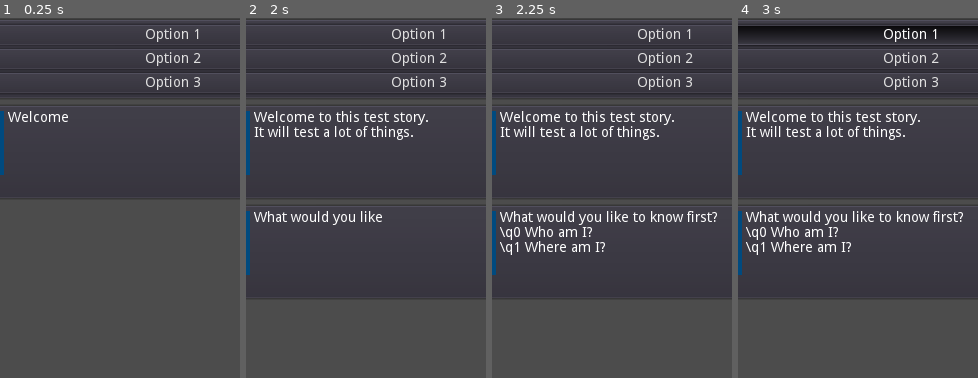
Above: before the commit, frames 1-4 (left to right).
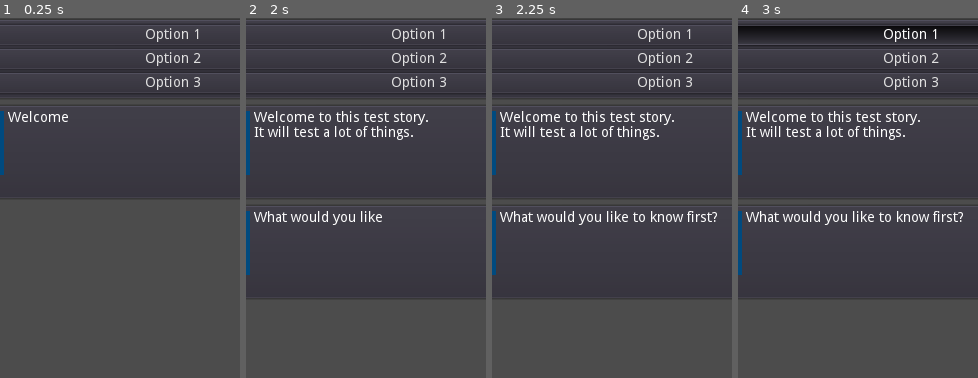
Above: after the commit, the same moments.

Repository: Crystalwarrior/chatgame
Game: Godot game, scene res://scenes/Main.tscn
The game is run twice, just before and just after one commit, with the same random seed, the same clock (stepped at 60 frames per second) and the same inputs.
Inputs:
- Up to frame 1 (0.25 s): no input
- Up to frame 2 (2 s): click "Next" at 0.5 s; click "Next" at 1.25 s
- Up to frame 3 (2.25 s): click "Next" at 2 s
- Up to frame 4 (3 s): click "Option 1" at 2.75 s
The pictures show only the part of the screen within x 14-64%, y 0-50%; the shares and areas given below are measured in that part.

Frames 1-2 are identical in both runs. In frame 3, 1.0% of the frame differs, in the area x 3-48%, y 57-66%; in frame 4, 1.0%.

Commit message:
Implement a "parse calls" function (would be better as regex for sure) Update the story script to test this new functionality

Diff:
--- a/scripts/dialog_player.gd
+++ b/scripts/dialog_player.gd
@@ -1,6 +1,7 @@
 extends Node
 
 onready var _chatline = preload("res://scenes/Chatline.tscn")
+onready var _choice_container = preload("res://scenes/ChoiceContainer.tscn")
 onready var _box = $ScrollContainer/VBoxContainer
 onready var _scrollcontainer = $ScrollContainer
 onready var _scrollbar = $ScrollContainer.get_v_scrollbar()
@@ -68,7 +69,7 @@
 
 
 func _inject_variables(text : String, start_check : String = "{", end_check : String = "}") -> String:
-	while text.find("{") != -1:
+	while text.find(start_check) != -1:
 		var start_index = text.find(start_check)
 		var end_index = text.find(end_check)
 		if end_index == -1:
@@ -81,9 +82,28 @@
 
 	return text
 
+#probably should use regex for this, would be easier
+func _parse_calls(text: String):
+	while text.find("\\") != -1:
+		var start_index = text.find("\\")
+		var end_index = text.substr(start_index).find("]")+1
+		if end_index == -1:
+			end_index = text.substr(start_index).find(" ")
+			if end_index == -1:
+				#if this is end of string, it will return -1 anyway
+				end_index = text.substr(start_index).find("\n")
+
+		print(text.substr(start_index, end_index))
+		if end_index == -1:
+			end_index = text.length()
+		text.erase(start_index, end_index)
+
+	return text
+
 func _play_node():
 	var raw_text = _Story_Reader.get_text(_did, _nid)
 	raw_text = _inject_variables(raw_text)
+	raw_text = _parse_calls(raw_text)
 	var dialog = raw_text
 	var speaker = ""
 	var colon = raw_text.find(":")
--- a/stories/main_story.tres
+++ b/stories/main_story.tres
@@ -36,8 +36,8 @@
 "slot_amount": 2,
 "text": "Guy:
 What would you like to know first?
-\\q0 Who am I?
-\\q1 Where am I?",
+\\q[Who am I?]
+\\q[Where am I?]",
 "type": "line"
 },
 3: {
@@ -48,7 +48,7 @@
 "rect_size": Vector2( 324, 137 ),
 "slot_amount": 1,
 "text": "What's your name?
-\\text_input{Playername}",
+\\input[text, Playername]",
 "type": "line"
 },
 4: {
--- a/stories/main_story_baked.tres
+++ b/stories/main_story_baked.tres
@@ -22,15 +22,15 @@
 },
 "text": "Guy:
 What would you like to know first?
-\\q0 Who am I?
-\\q1 Where am I?"
+\\q[Who am I?]
+\\q[Where am I?]"
 },
 3: {
 "links": {
 0: 7
 },
 "text": "What's your name?
-\\text_input{Playername}"
+\\input[text, Playername]"
 },
 4: {
 "links": {
